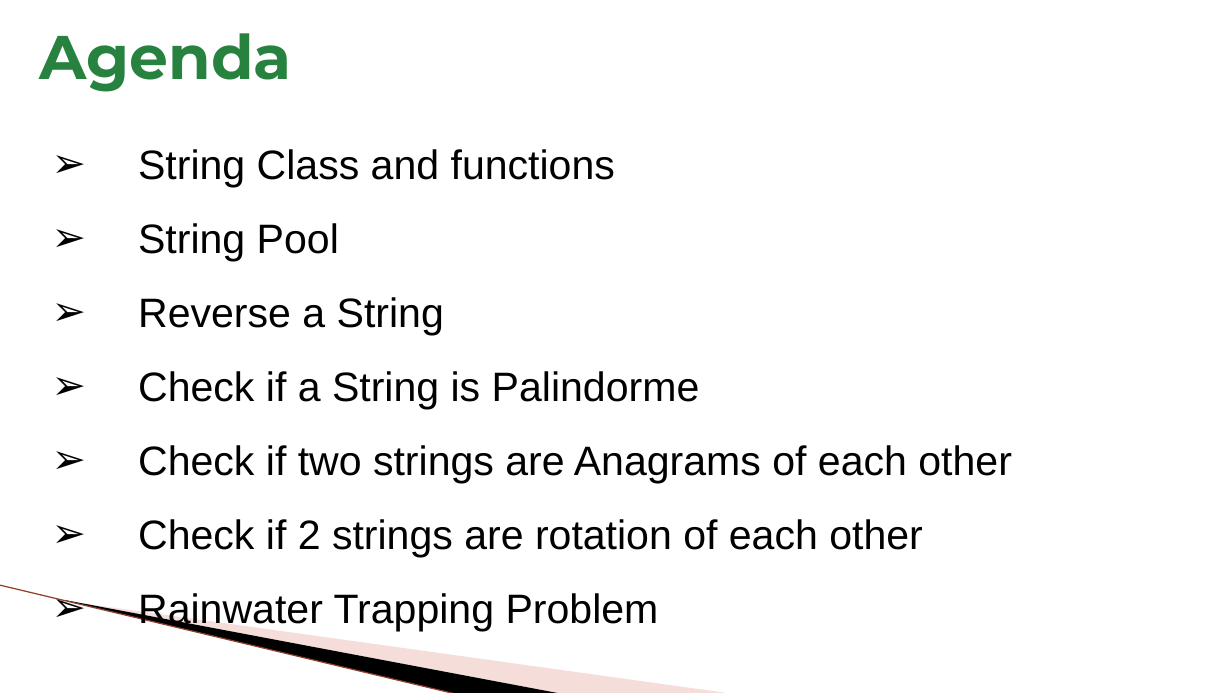
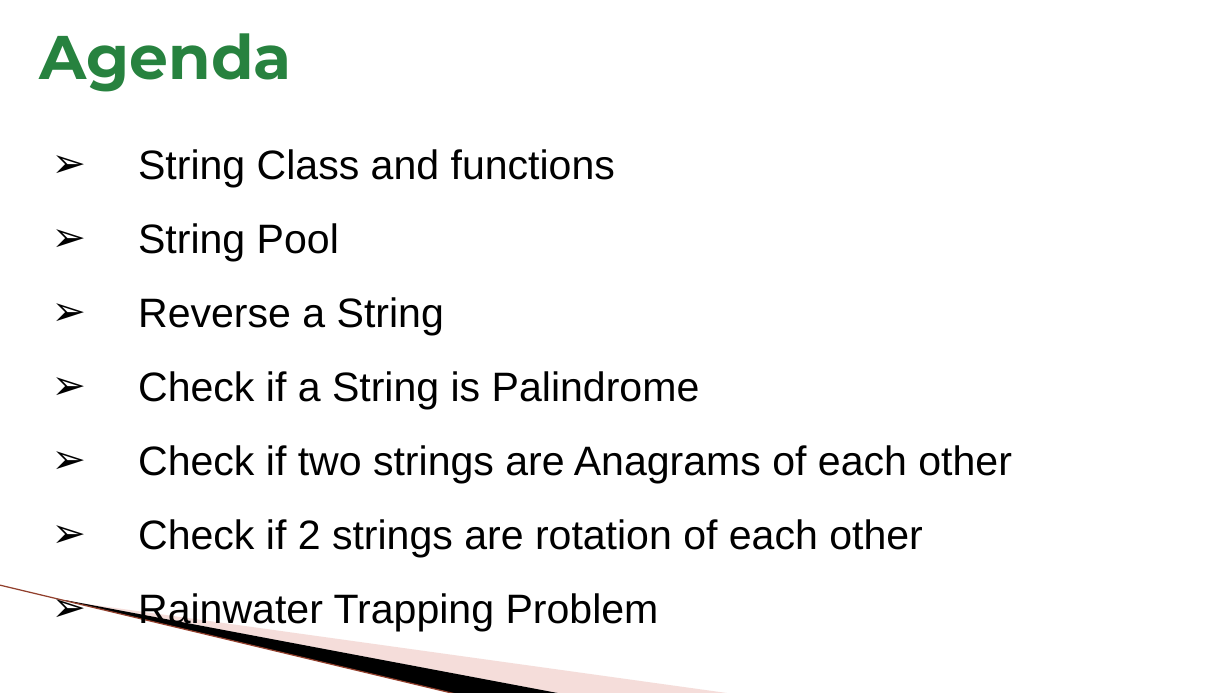
Before and after one commit to absolutesingh/DEF21-03, a slide deck: slide 2 of Day 9/Class - 9.pptx. Drawn at 1232x693 pixels with LibreOffice and Linux fonts; fonts in the diff are those of the drawing; background and template pictures are left out. Boxes give left, top, right and bottom in pixels: in the first picture for what was removed or moved away, otherwise in the second. Text is boxed around its words. In the diff, an @@ line names an element or a change of style, - is before the commit and + after.

Commit message:
String Questions

```diff
--- a/Day 9/Class - 9.pptx
+++ b/Day 9/Class - 9.pptx
@@ text at bbox=[138, 371, 700, 409]: text changed @@
-➢ Check if a String is Palindorme
+➢ Check if a String is Palindrome
```
Also in this commit, not shown: 1 other slide changed, 5 other files.
